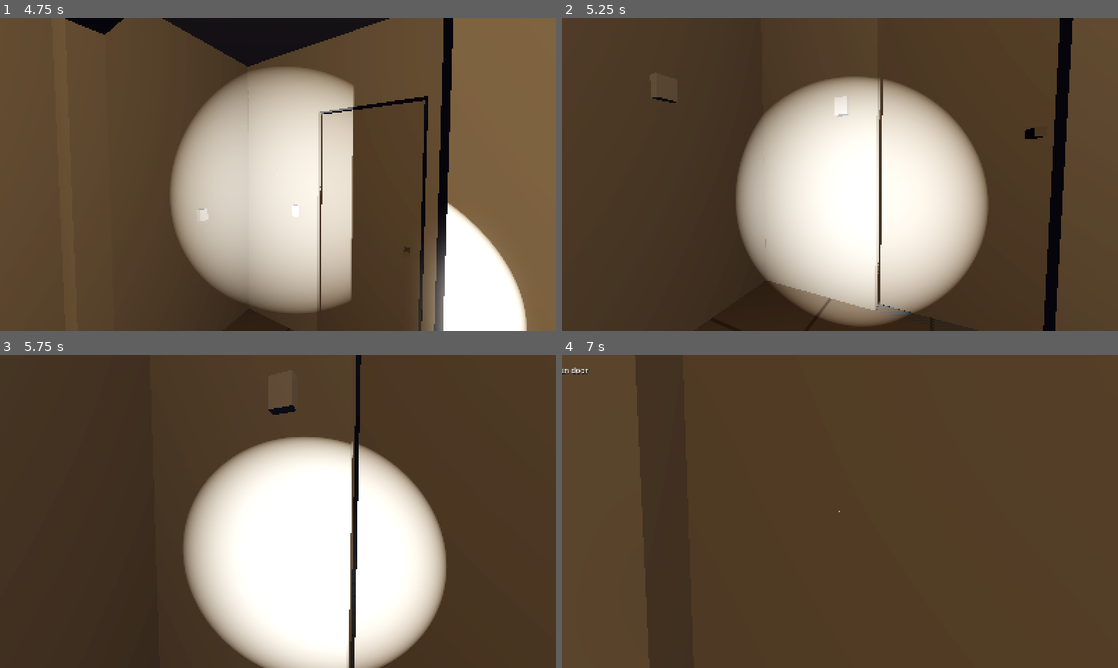
Above: before the commit, frames 1-4 (two rows, left to right).
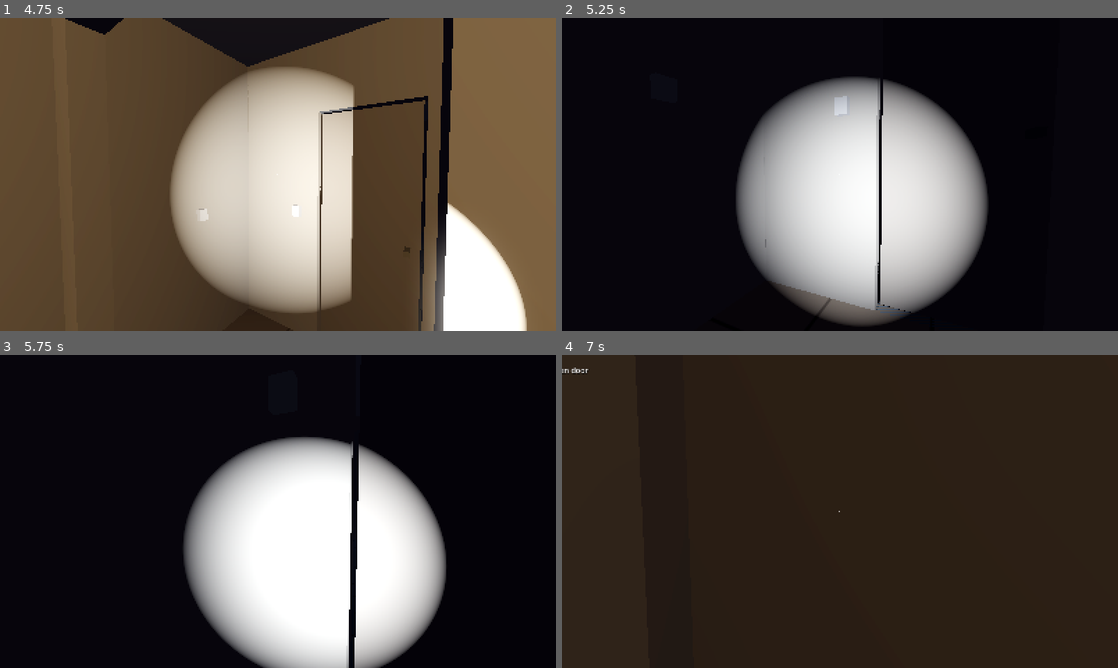
Above: after the commit, the same moments.

Repository: chengboonrong/the-condo
Game: Godot game, scene res://scenes/main.tscn
Two runs of this game, one before a commit and one after it. Both use one fixed random seed, a clock stepped at 60 frames per second and the inputs below.
Inputs (mouse positions are in pixels of both pictures, inside the frame that each line leads up to):
- Up to frame 1 (4.75 s): tap Enter at 0.5 s; move the mouse to (400, 158) at 0.52 s; hold D (move_right) 0.53-1.28 s; hold E (interact) 0.53-1.28 s; click (400, 158) at 0.67 s; move the mouse to (250, 174) at 1.27 s; hold W (move_forward) from 1.28 s (still down); tap C (crouch) at 1.35 s; tap E (interact) at 1.55, 2.3, 2.85, 3.8, 4.35 s; move the mouse to (289, 168) at 2.02 s; hold F (flashlight) 2.03-2.78 s; move the mouse to (272, 180) at 2.77 s; click (272, 180) at 2.92 s; move the mouse to (316, 177) at 3.52 s; hold Shift (sprint) 3.53-4.28 s; tap F5 (debug_event_1) at 4.15 s; move the mouse to (233, 171) at 4.27 s
- Up to frame 2 (5.25 s): keep holding W (move_forward); tap F6 (debug_event_2) at 4.9 s; move the mouse to (845, 174) at 5.02 s; hold C (crouch) from 5.03 s (still down); click (845, 174) at 5.17 s
- Up to frame 3 (5.75 s): keep holding W (move_forward); keep holding C (crouch); tap E (interact) at 5.3 s; tap F7 (debug_event_3) at 5.65 s
- Up to frame 4 (7 s): move the mouse to (817, 505) at 5.77 s; release W (move_forward) at 5.78 s; release C (crouch) at 5.78 s; hold D (move_right) 5.78-6.53 s; tap F (flashlight) at 5.85 s; tap E (interact) at 6.05 s; tap F8 (debug_event_4) at 6.4 s; move the mouse to (867, 511) at 6.52 s; hold W (move_forward) from 6.53 s (still down); hold E (interact) from 6.53 s (still down)

Frame 1 is identical in both runs. In frame 2, 93% of the frame differs, in the area x 0-100%, y 0-100%; in frame 3, 85%; in frame 4, 100%.

Commit message:
feat(horror): run horror events in the game
HorrorRuntime owns the seeded RNG and the scheduler, and main.gd steps it
every physics frame. GameStage answers visibility from the real camera
(frustum plus a physics ray). The Silhouette node shows the figure and
reports when the player has seen it. The F3 overlay shows running, queued
and cooling-down events and the scheduler log; F5–F9 fire the five events
in debug builds.

The Phase 1 intercom demo now goes through the scheduler as story
requests (ring until answered, then the bedroom knock). StoryDirector
replaces it in Phase 5.

Co-Authored-By: Claude Opus 5.5 <noreply@anthropic.com>

Diff:
--- /dev/null
+++ b/scripts/horror/horror_runtime.gd
@@ -0,0 +1,45 @@
+class_name HorrorRuntime
+extends Node
+## Composition root of the simulation core. One seeded RNG; one fixed tick order.
+## The game calls step() from _physics_process; tests and simulated playthroughs call it directly.
+
+const EVENTS_DIR := "res://resources/horror_events"
+## Debug keys F5–F9 in the brief's order: knocks, lights, door, footsteps, silhouette.
+const DEBUG_EVENTS: Array[StringName] = [&"knock_wall", &"light_flicker", &"door_slam", &"footsteps", &"silhouette"]
+
+var rng := RandomNumberGenerator.new()
+var graph: RoomGraph
+var ctx: EventContext
+var scheduler: EventScheduler
+
+
+func setup(stage: HorrorStage, seed_value: int) -> void:
+	rng.seed = seed_value
+	graph = stage.graph
+	ctx = EventContext.new()
+	ctx.graph = graph
+	ctx.stage = stage
+	ctx.rng = rng
+	scheduler = EventScheduler.new(ctx)
+	scheduler.load_dir(EVENTS_DIR)
+	EventBus.silhouette_seen.connect(_on_silhouette_seen)
+
+
+func _exit_tree() -> void:
+	if EventBus.silhouette_seen.is_connected(_on_silhouette_seen):
+		EventBus.silhouette_seen.disconnect(_on_silhouette_seen)
+
+
+## Advances the whole simulation by delta seconds.
+func step(delta: float) -> void:
+	WorldState.advance_time(delta)
+	scheduler.tick(delta)
+
+
+## Debug: start event n (0-based) now. Preconditions and cooldowns still apply; only the act gate is skipped.
+func debug_trigger(index: int) -> Dictionary:
+	return scheduler.start(DEBUG_EVENTS[index], {"ignore_act": true, "debug": true})
+
+
+func _on_silhouette_seen(_anchor: StringName) -> void:
+	scheduler.mark(&"silhouette", "seen")
--- a/scripts/main.gd
+++ b/scripts/main.gd
@@ -4,9 +4,12 @@
 @onready var player: PlayerController = $Player
 @onready var hud: Hud = $Hud
 
+## Fixed for now so runs are reproducible; the story/settings choose it later.
+const SEED := 1147
+
 var builder: ApartmentBuilder
 var audio: AudioDirector
-var _demo_ring := -1.0  # Phase 1 stand-in for the story: seconds until the next intercom ring
+var runtime: HorrorRuntime
 
 
 func _ready() -> void:
@@ -20,19 +23,25 @@
 	add_child(audio)
 	player.global_position = ApartmentLayout.SPAWN
 	player.set_look(ApartmentLayout.SPAWN_YAW)
+	var stage := GameStage.new(RoomGraph.new(WorldState.variants), player)
+	runtime = HorrorRuntime.new()
+	runtime.name = "Horror"
+	add_child(runtime)
+	runtime.setup(stage, SEED)
+	var silhouette := Silhouette.new()
+	silhouette.stage = stage
+	add_child(silhouette)
+	var overlay := DebugOverlay.new()
+	overlay.runtime = runtime
+	add_child(overlay)
 	hud.bind(player)
-	hud.started.connect(func() -> void: _demo_ring = 2.0)
+	hud.started.connect(_on_started)
 	EventBus.object_interacted.connect(_on_interacted)
 
 
 func _physics_process(delta: float) -> void:
-	WorldState.advance_time(delta)
 	WorldState.set_player_room(ApartmentLayout.room_at(player.global_position, WorldState.variants))
-	if _demo_ring >= 0.0:
-		_demo_ring -= delta
-		if _demo_ring < 0.0:
-			EventBus.sound_requested.emit(&"intercom_ring", Vector3(0.1, 1.45, 8.6), -2.0)
-			_demo_ring = 3.6
+	runtime.step(delta)
 
 
 func _process(_delta: float) -> void:
@@ -42,13 +51,19 @@
 		player.input_enabled = false
 
 
+# Phase 2 stand-in for the story (StoryDirector replaces it in Phase 5): the intercom rings, the
+# neighbour complains, and the knocks start, all as story requests through the scheduler.
+func _on_started() -> void:
+	get_tree().create_timer(2.0).timeout.connect(func() -> void:
+		runtime.scheduler.request(&"phone_ring", {"anchor": &"phone_intercom", "stop_flag": &"answered_intercom"}))
+
+
 func _on_interacted(object_id: StringName) -> void:
-	if object_id == &"intercom" and _demo_ring >= 0.0:
-		_demo_ring = -1.0
+	if object_id == &"intercom" and runtime.scheduler.is_running(&"phone_ring") and not WorldState.has_flag(&"answered_intercom"):
+		WorldState.set_flag(&"answered_intercom")
 		EventBus.subtitle_requested.emit("\"Hello? Sorry ah, so late. Downstairs, 11-07. Can you stop the knocking?\"", 5.0)
 		get_tree().create_timer(6.0).timeout.connect(func() -> void:
-			EventBus.sound_requested.emit(&"knock3", ApartmentLayout.ANCHORS[&"knock_bedroom_north"]["pos"], 2.0)
-			EventBus.subtitle_requested.emit("[Three knocks from the bedroom]", 3.0))
+			runtime.scheduler.request(&"knock_wall", {"anchor": &"knock_bedroom_north", "volume_db": 2.0}))
 
 
 func _unhandled_input(event: InputEvent) -> void:
--- /dev/null
+++ b/scripts/ui/debug_overlay.gd
@@ -0,0 +1,63 @@
+class_name DebugOverlay
+extends CanvasLayer
+## F3 toggles a live view of the simulation; F5–F9 fire events through the scheduler (debug builds only).
+
+var runtime: HorrorRuntime
+var _label: Label
+var _flash := ""
+var _flash_left := 0.0
+
+
+func _ready() -> void:
+	layer = 50
+	visible = false
+	var panel := PanelContainer.new()
+	var style := StyleBoxFlat.new()
+	style.bg_color = Color(0, 0, 0, 0.72)
+	style.set_content_margin_all(12)
+	panel.add_theme_stylebox_override("panel", style)
+	panel.position = Vector2(16, 90)
+	_label = Label.new()
+	_label.add_theme_font_size_override("font_size", 14)
+	_label.add_theme_font_override("font", SystemFont.new())
+	(_label.get_theme_font("font") as SystemFont).font_names = PackedStringArray(["Menlo", "Consolas", "monospace"])
+	panel.add_child(_label)
+	add_child(panel)
+
+
+func _unhandled_input(event: InputEvent) -> void:
+	if not OS.is_debug_build():
+		return
+	if event.is_action_pressed("debug_overlay"):
+		visible = not visible
+	for i in HorrorRuntime.DEBUG_EVENTS.size():
+		if event.is_action_pressed("debug_event_%d" % (i + 1)):
+			var run := runtime.debug_trigger(i)
+			_flash = "F%d %s → %s" % [i + 5, run["id"], "started" if run["state"] == EventScheduler.State.RUNNING else run["reason"]]
+			_flash_left = 3.0
+
+
+func _process(delta: float) -> void:
+	_flash_left -= delta
+	if not visible or runtime == null:
+		return
+	var s := runtime.scheduler
+	var lines: Array[String] = []
+	lines.append("act %d   room %s   t %.1fs   clock %02d:%02d" % [WorldState.act, WorldState.player_room, WorldState.time, WorldState.clock_minutes() / 60, WorldState.clock_minutes() % 60])
+	lines.append("entity %s @ %s   variants %s" % [WorldState.entity_state, WorldState.entity_room, WorldState.variants])
+	lines.append("running: %s" % ", ".join(s.running.map(func(r: Dictionary) -> String: return "%s(%s %.1fs)" % [r["id"], r["room"], r["elapsed"]])))
+	lines.append("queued:  %s" % ", ".join(s.queue.map(func(q: Dictionary) -> String: return String(q["id"]))))
+	var cds: Array[String] = []
+	for id: StringName in s.sorted_ids():
+		var left: float = s.cooldown_until.get(id, 0.0) - WorldState.time
+		if left > 0.0:
+			cds.append("%s %.0fs" % [id, left])
+	lines.append("cooldown: %s" % ", ".join(cds))
+	if runtime.has_method("debug_lines"):
+		lines.append_array(runtime.debug_lines())
+	lines.append("── log ──")
+	lines.append_array(s.log_lines.slice(maxi(0, s.log_lines.size() - 10)))
+	if _flash_left > 0.0:
+		lines.append("── %s" % _flash)
+	lines.append("F5 knock  F6 lights  F7 door  F8 footsteps  F9 silhouette")
+	_label.text = "\n".join(lines)
--- a/scripts/world/apartment_layout.gd
+++ b/scripts/world/apartment_layout.gd
@@ -110,6 +110,8 @@
 	&"knock_hallway": {"room": &"hallway", "pos": Vector3(9.9, 1.3, 3.25), "kind": "knock"},
 	&"knock_entrance_door": {"room": &"entrance", "pos": Vector3(1.5, 1.3, 10.05), "kind": "knock"},
 	&"knock_mirror": {"room": &"mirror_room", "pos": Vector3(7.75, 1.3, -18.4), "kind": "knock"},
+	&"phone_intercom": {"room": &"entrance", "pos": Vector3(0.1, 1.45, 8.6), "kind": "phone"},
+	&"phone_mirror": {"room": &"mirror_room", "pos": Vector3(5.6, 1.45, -14.6), "kind": "phone"},
 	&"sil_corridor_west": {"room": &"corridor", "pos": Vector3(-3.3, 0, 11.3), "kind": "silhouette"},
 	&"sil_hallway_east": {"room": &"hallway", "pos": Vector3(9.6, 0, 3.25), "kind": "silhouette"},
 	&"sil_kitchen": {"room": &"kitchen", "pos": Vector3(0.6, 0, 3.0), "kind": "silhouette"},
--- /dev/null
+++ b/scripts/world/game_stage.gd
@@ -0,0 +1,43 @@
+class_name GameStage
+extends HorrorStage
+## In-game answers for the simulation: the real player position, and visibility from the camera frustum
+## plus a physics ray (walls and doors occlude).
+
+var player: PlayerController
+
+
+func _init(room_graph: RoomGraph, p: PlayerController) -> void:
+	super(room_graph)
+	player = p
+
+
+func player_position() -> Vector3:
+	return player.global_position
+
+
+func player_yaw() -> float:
+	return player.yaw
+
+
+func player_speed() -> float:
+	return player.horizontal_speed()
+
+
+func phone_light_on() -> bool:
+	return player.is_phone_light_on()
+
+
+func forward() -> Vector3:
+	var f := -player.global_basis.z
+	f.y = 0
+	return f.normalized()
+
+
+func can_see(point: Vector3) -> bool:
+	var cam := player.camera
+	if not cam.is_position_in_frustum(point):
+		return false
+	var query := PhysicsRayQueryParameters3D.create(cam.global_position, point, 1)
+	query.exclude = [player.get_rid()]
+	var hit := player.get_world_3d().direct_space_state.intersect_ray(query)
+	return hit.is_empty() or (hit["position"] as Vector3).distance_to(point) < 0.3
--- /dev/null
+++ b/scripts/world/silhouette.gd
@@ -0,0 +1,76 @@
+class_name Silhouette
+extends Node3D
+## The figure. Shown at an anchor on request; once the player has it on screen for a moment it plays a
+## stinger, reports silhouette_seen and fades. It never blocks movement (no collision).
+
+const SEEN_AFTER := 0.3
+const VANISH_DISTANCE := 2.2
+
+var stage: GameStage
+var _anchor: StringName = &""
+var _left := 0.0
+var _seen_for := 0.0
+var _fading := false
+var _material := StandardMaterial3D.new()
+
+
+func _ready() -> void:
+	_material.albedo_color = Color(0.0, 0.0, 0.0, 0.95)
+	_material.shading_mode = BaseMaterial3D.SHADING_MODE_UNSHADED
+	_material.transparency = BaseMaterial3D.TRANSPARENCY_ALPHA
+	_material.disable_fog = true
+	var body := MeshInstance3D.new()
+	var capsule := CapsuleMesh.new()
+	capsule.radius = 0.22
+	capsule.height = 1.55
+	body.mesh = capsule
+	body.position.y = 0.78
+	body.scale = Vector3(1.0, 1.0, 0.6)
+	var head := MeshInstance3D.new()
+	var sphere := SphereMesh.new()
+	sphere.radius = 0.13
+	sphere.height = 0.3
+	head.mesh = sphere
+	head.position.y = 1.68
+	for m: MeshInstance3D in [body, head]:
+		m.material_override = _material
+		m.cast_shadow = GeometryInstance3D.SHADOW_CASTING_SETTING_OFF
+		add_child(m)
+	visible = false
+	EventBus.silhouette_requested.connect(_on_requested)
+
+
+func _on_requested(anchor: StringName, duration: float) -> void:
+	if duration <= 0.0:
+		visible = false
+		return
+	_anchor = anchor
+	global_position = ApartmentLayout.ANCHORS[anchor]["pos"]
+	var p := stage.player_position()
+	look_at(Vector3(p.x, global_position.y, p.z), Vector3.UP, true)
+	_left = duration
+	_seen_for = 0.0
+	_fading = false
+	_material.albedo_color.a = 0.95
+	visible = true
+
+
+func _process(delta: float) -> void:
+	if not visible:
+		return
+	_left -= delta
+	if _fading:
+		_material.albedo_color.a -= delta * 2.5
+		if _material.albedo_color.a <= 0.0:
+			visible = false
+		return
+	var head := global_position + Vector3.UP * 1.6
+	var close := stage.distance_to(global_position) < VANISH_DISTANCE
+	if stage.can_see(head) or close:
+		_seen_for += delta
+	if _seen_for >= SEEN_AFTER or close:
+		_fading = true
+		EventBus.sound_requested.emit(&"stinger", head, -2.0)
+		EventBus.silhouette_seen.emit(_anchor)
+	elif _left <= 0.0:
+		visible = false
--- /dev/null
+++ b/tests/integration/test_horror_in_game.gd
@@ -0,0 +1,68 @@
+extends TestCase
+## Phase 2 in the real scene: debug keys, the silhouette against the real camera, the intercom beat.
+
+
+func _main() -> Node3D:
+	var main: Node3D = load("res://scenes/main.tscn").instantiate()
+	tree.root.add_child(main)
+	await tree.physics_frame
+	await tree.physics_frame
+	return main
+
+
+func _frames(n: int) -> void:
+	for i in n:
+		await tree.physics_frame
+
+
+func test_debug_keys_fire_events() -> bool:
+	var main := await _main()
+	var rt: HorrorRuntime = main.runtime
+	eq(rt.debug_trigger(0)["state"], EventScheduler.State.RUNNING, "F5 knocks")
+	eq(rt.debug_trigger(1)["state"], EventScheduler.State.RUNNING, "F6 flickers the living room light")
+	eq(rt.debug_trigger(2)["reason"], "no_door_out_of_reach", "F7: the living room has no door to slam")
+	eq(rt.debug_trigger(3)["reason"], "busy:knock_wall", "F8 waits for the knock (same audio channel)")
+	await _frames(150)
+	eq(rt.scheduler.running.size(), 0, "both finished")
+	eq(WorldState.event_history.size(), 2, "and were recorded")
+	main.queue_free()
+	return true
+
+
+func test_silhouette_behind_then_seen() -> bool:
+	var main := await _main()
+	var player: PlayerController = main.player
+	var rt: HorrorRuntime = main.runtime
+	player.global_position = Vector3(4.0, 0, 3.25)
+	player.set_look(PI / 2)  # facing west, the hallway behind
+	await _frames(2)
+	var run := rt.debug_trigger(4)
+	eq(run["state"], EventScheduler.State.RUNNING, "F9 places the silhouette behind the player")
+	var fig: Silhouette = main.find_children("*", "Silhouette", false, false)[0]
+	await _frames(30)
+	check(fig.visible, "it stays while the player looks away")
+	var to: Vector3 = run["position"] - player.global_position
+	player.set_look(atan2(-to.x, -to.z))
+	await _frames(40)
+	eq(run["state"], EventScheduler.State.COMPLETED, "turning round to it ends the event")
+	await _frames(40)
+	check(not fig.visible, "and it has faded")
+	main.queue_free()
+	return true
+
+
+func test_intercom_beat() -> bool:
+	var main := await _main()
+	var rt: HorrorRuntime = main.runtime
+	main.hud.started.emit()
+	await _frames(150)
+	check(rt.scheduler.is_running(&"phone_ring"), "the intercom rings after the start card")
+	EventBus.object_interacted.emit(&"intercom")
+	await _frames(2)
+	check(not rt.scheduler.is_running(&"phone_ring"), "answering stops it")
+	await _frames(480)  # 6 s pause, then a 1.6 s knock (history records it when it ends)
+	var knocks := WorldState.event_history.filter(func(e: Dictionary) -> bool: return e["id"] == &"knock_wall")
+	eq(knocks.size(), 1, "then the knocks start")
+	eq(knocks[0]["room"] if not knocks.is_empty() else &"", &"bedroom", "from the bedroom wall")
+	main.queue_free()
+	return true
Not shown, added: scripts/horror/horror_runtime.gd.uid
Not shown, added: scripts/ui/debug_overlay.gd.uid
Not shown, added: scripts/world/game_stage.gd.uid
Not shown, added: scripts/world/silhouette.gd.uid
Not shown, added: tests/integration/test_horror_in_game.gd.uid
Not shown, changed: docs/architecture.md
Not shown, changed: docs/roadmap.md
